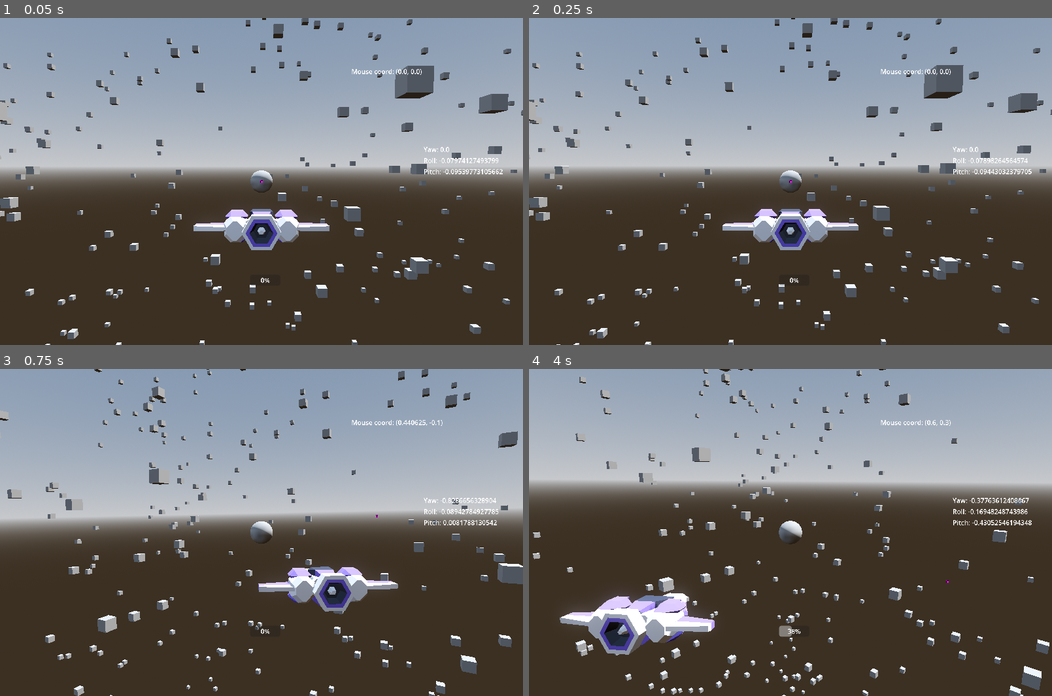
Above: before the commit, frames 1-4 (two rows, left to right).
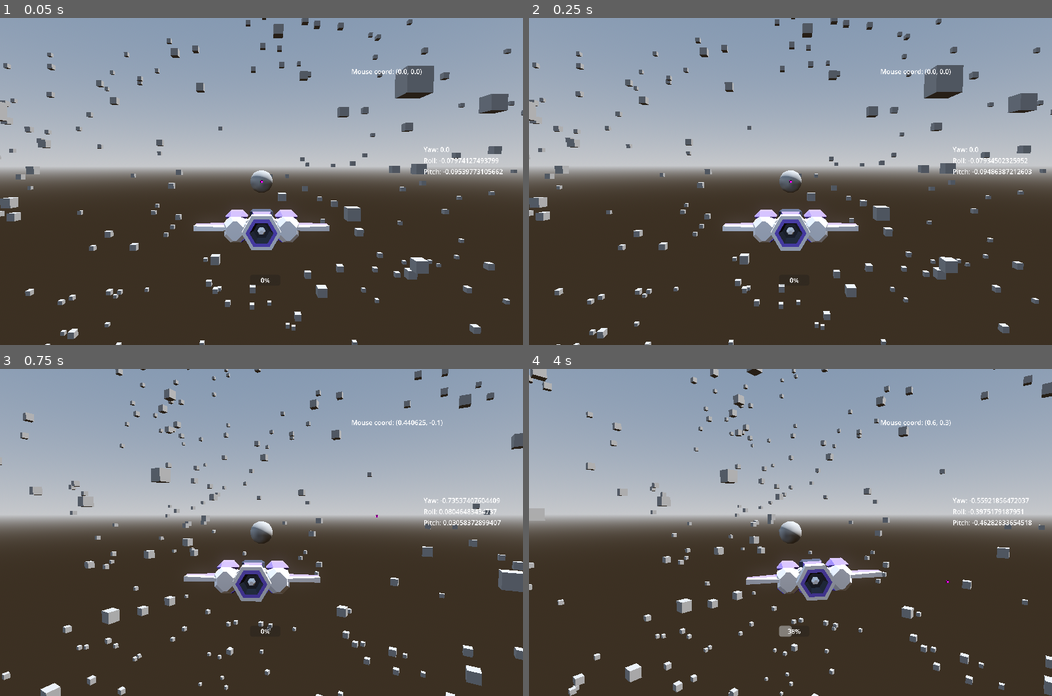
Above: after the commit, the same moments.

Repository: cgorto/space-ships
Game: Godot game, scene res://scenes/test_scene.tscn
Same seed, same stepped clock (60 frames per second), same inputs: the game is played once before the commit and once after it.
Inputs (mouse positions are in pixels of both pictures, inside the frame that each line leads up to):
- Up to frame 1 (0.05 s): no input
- Up to frame 2 (0.25 s): no input
- Up to frame 3 (0.75 s): move the mouse to (376, 516) at 0.52 s; hold D (move_right) from 0.53 s (still down)
- Up to frame 4 (4 s): move the mouse to (685, 548) at 1.27 s; release D (move_right) at 1.28 s; hold S (move_backward) 1.28-2.03 s; move the mouse to (842, 460) at 2.02 s; hold D (move_right) 2.03-2.78 s; move the mouse to (764, 597) at 2.77 s; hold W (move_forward) 2.78-3.53 s; move the mouse to (947, 581) at 3.52 s; hold A (move_left) from 3.53 s (still down)

Frame 1 is identical in both runs. In frame 2, 0.4% of the frame differs, in the area x 0-100%, y 6-100%; in frame 3, 12%; in frame 4, 26%, in the area x 0-100%, y 0-100%.

Commit message:
Rotation improvements

Diff:
--- a/scenes/game_object/ship_camera/camera_rig.gd
+++ b/scenes/game_object/ship_camera/camera_rig.gd
@@ -1,13 +1,13 @@
 class_name CameraRig extends Node3D
 
 @export var ship: Node3D #Ship to follow
-@export var smooth_speed: float = 10
+@export var smooth_speed: float = 100
 @export var fancy_cam: bool
 
 @export_category("Lookahead Values")
-@export var horizontal_turn_angle: float = deg_to_rad(-20)
-@export var vertical_turn_up_angle: float = deg_to_rad(30)
-@export var vertical_turn_down_angle: float = deg_to_rad(20)
+@export var horizontal_turn_angle: float = deg_to_rad(90)
+@export var vertical_turn_up_angle: float = deg_to_rad(90)
+@export var vertical_turn_down_angle: float = deg_to_rad(60)
 
 @onready var camera: Node3D = $LookAheadRig/MainCamera/Camera3D
 @onready var look_ahead_rig: Node3D = $LookAheadRig
@@ -28,8 +28,10 @@
 	var target_rig_rotation: Basis = Basis.looking_at(-ship.transform.basis.z, transform.basis.y)
 	#camera.transform.basis = camera.transform.basis.slerp(target_rig_rotation, smooth_speed * delta).orthonormalized()
 	transform.basis = transform.basis.slerp(target_rig_rotation, smooth_speed * delta).orthonormalized()
+
 	if fancy_cam:
 		look_ahead(delta)
+
 
 func look_ahead(delta:float) -> void:
 	var mouse_pos: Vector2 = get_viewport().get_mouse_position()
@@ -37,22 +39,32 @@
 
 	var mouse_screen: Vector2 = (mouse_pos - (screen_size * 0.5)) / (screen_size * 0.5)
 	mouse_screen = mouse_screen.clampf(-1,1)
+
 	var horizontal: float = horizontal_turn_angle * mouse_screen.x
+	var hor_dir: Vector3 = Vector3.BACK
+
+	if mouse_screen.x < 0:
+		hor_dir = Vector3.FORWARD
+
+
 	var vertical: float = vertical_turn_down_angle * mouse_screen.y if mouse_screen.y < 0.0 else vertical_turn_up_angle * mouse_screen.y
+	var ver_dir: Vector3 = Vector3.RIGHT
 
-	#var target_rotation: Basis = Basis.from_euler(Vector3(vertical,horizontal,0),0)
-	#look_ahead_rig.basis = look_ahead_rig.basis.slerp(target_rotation, smooth_speed * delta)
+	if mouse_screen.y < 0:
+		ver_dir = Vector3.LEFT
+	var target_rotation: Basis = look_ahead_rig.basis
+	target_rotation.rotated(ver_dir, vertical)
+	target_rotation.rotated(hor_dir, horizontal)
+	look_ahead_rig.basis = look_ahead_rig.basis.slerp(target_rotation, smooth_speed * delta)
 
-	look_ahead_rig.rotate(Vector3.BACK, vertical * delta)
-	look_ahead_rig.rotate(Vector3.RIGHT, horizontal * delta)
 	var up: Vector3 = global_transform.basis.y
 
 	var lookahead_pos: Vector3 = ship.global_position-(ship.global_transform.basis.z * 100)
 	$LookAheadRig/MainCamera/Camera3D/RayCast3D.target_position = camera.to_local(lookahead_pos)
-	#counter += delta
-	#if counter > .5:
-		#look_ahead_rig.basis = look_ahead_rig.basis.orthonormalized()
-		#counter=0.0
+	counter += delta
+	if counter > .5:
+		look_ahead_rig.basis = look_ahead_rig.basis.orthonormalized()
+		counter=0.0
 
 	#camera.look_at(lookahead_pos, camera.basis.y)
 	camera.look_at(lookahead_pos, look_ahead_rig.basis.y)
